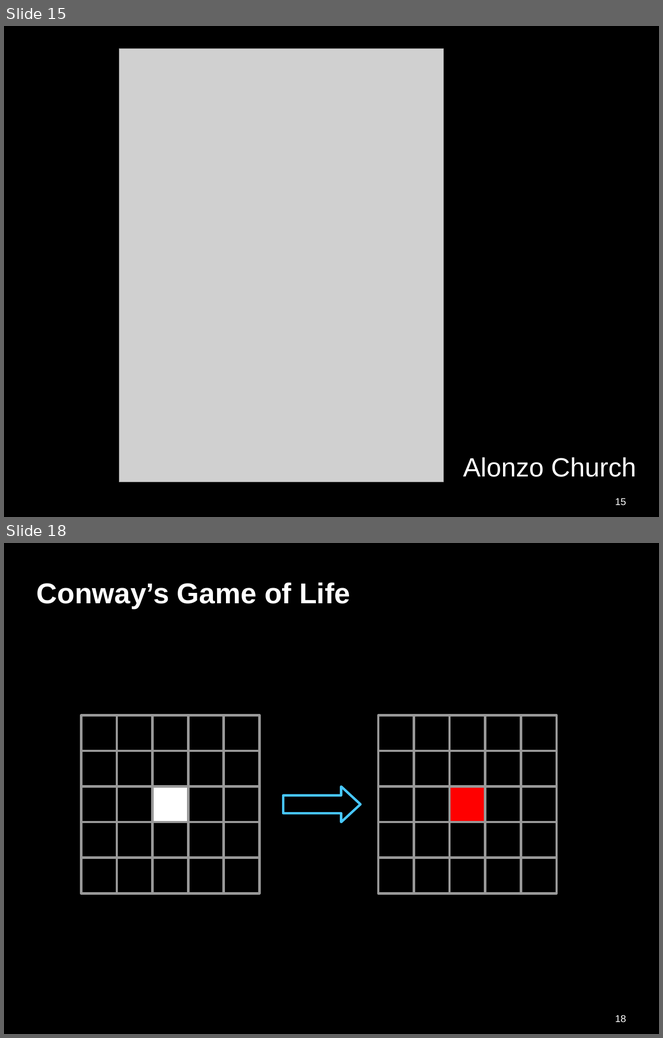
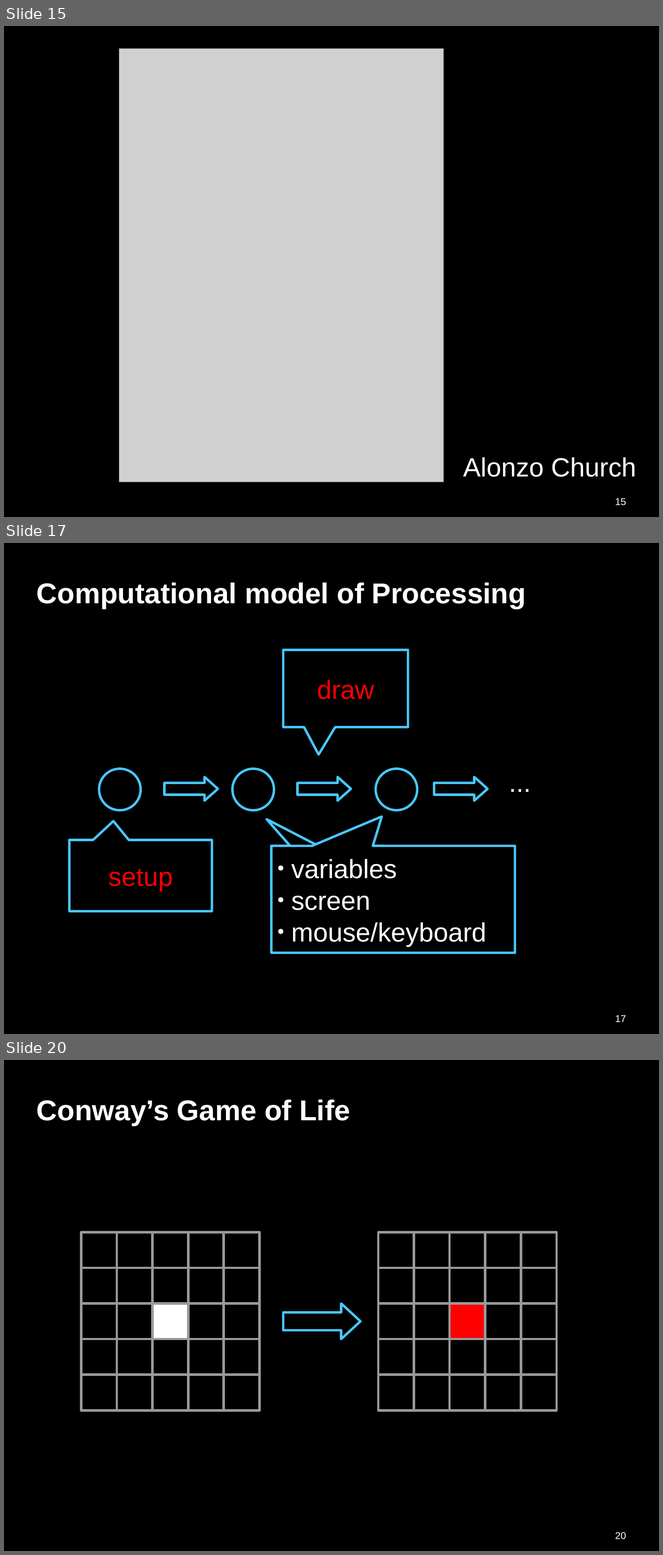
Before and after one commit to gernst/connections, a slide deck: computation.odp. Shown one above the other, each under a label of ours: slides 15 and 18 before the commit, slides 15, 17 and 20 after it; the slides between them are not shown. The pictures are 663x1038 and 663x1555 pixels, drawn with LibreOffice and Linux fonts; fonts in the diff are those of the drawing; grey boxes stand for pictures. Boxes give left, top, right and bottom in pixels: in the first picture for what was removed or moved away, otherwise in the second. Text is boxed around its words. In the diff, an @@ line names an element or a change of style, - is before the commit and + after.

```diff
--- a/computation.odp
+++ b/computation.odp
@@ slide 17 added at box(4, 543, 659, 1034), background #000000 @@
@@ title added at box(37, 583, 526, 609), 34.7 pt, text #FFFFFF, bold @@
+Computational model of Processing
@@ speech box added at box(283, 650, 408, 727), fill #000000, outline #48C8FF 2.89 pt, 32 pt, text #FF0000 @@
+draw
@@ ellipse added at box(99, 769, 141, 811), fill #000000, outline #48C8FF 2.89 pt @@
@@ ellipse added at box(232, 769, 274, 811), fill #000000, outline #48C8FF 2.89 pt @@
@@ ellipse added at box(376, 769, 418, 811), fill #000000, outline #48C8FF 2.89 pt @@
@@ text added at box(503, 763, 587, 805), 32 pt, text #FFFFFF @@
+...
@@ right arrow added at box(165, 777, 218, 801), fill #000000, outline #48C8FF 2.89 pt @@
@@ right arrow added at box(298, 777, 351, 801), fill #000000, outline #48C8FF 2.89 pt @@
@@ right arrow added at box(435, 777, 488, 801), fill #000000, outline #48C8FF 2.89 pt @@
@@ speech box added at box(70, 840, 212, 912), fill #000000, outline #48C8FF 2.89 pt, 32 pt, text #FF0000 @@
+setup
@@ speech box added at box(272, 846, 385, 894), fill #000000, outline #48C8FF 2.89 pt, 32 pt, text #FFFFFF @@
+states
@@ speech box added at box(272, 846, 515, 953), fill #000000, outline #48C8FF 2.89 pt, 32 pt, text #FFFFFF @@
+● variables
+● screen
+● mouse/keyboard
@@ page number added at box(616, 1016, 626, 1022), 12 pt, text #FFFFFF @@
+17
@@ what was slide 18 is now slide 20 @@
@@ page number at box(616, 1532, 626, 1539): text changed @@
-18
+20
```
Also in this commit, not shown: 3 slides changed, 1 other slide added, 1 other file.
